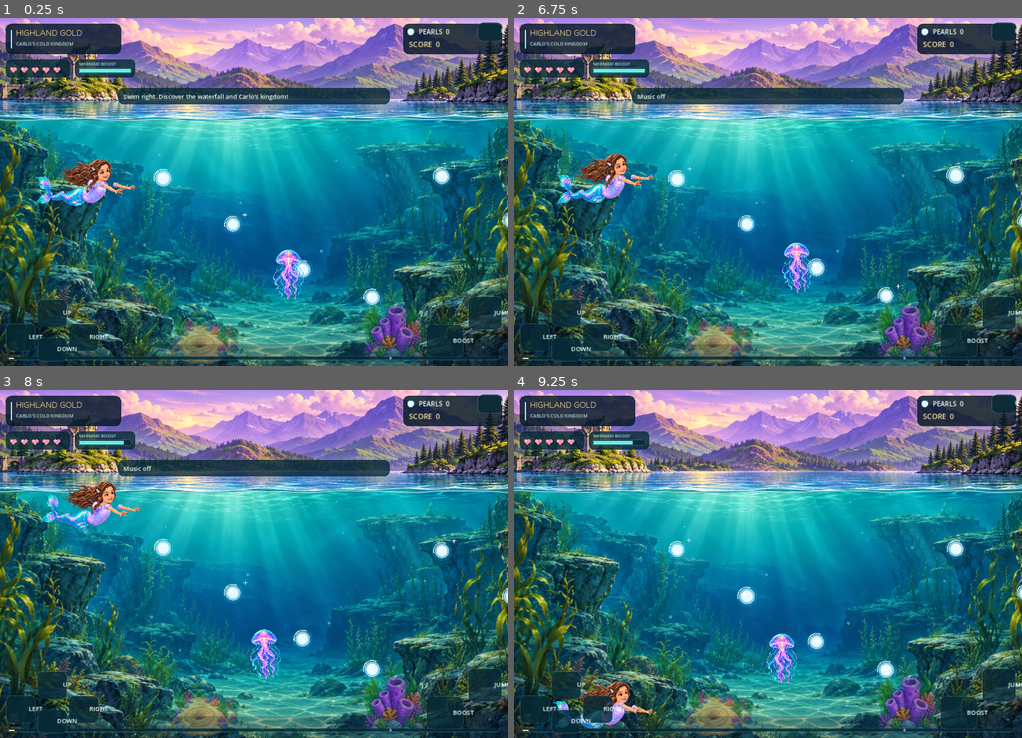
Above: before the commit, frames 1-4 (two rows, left to right).
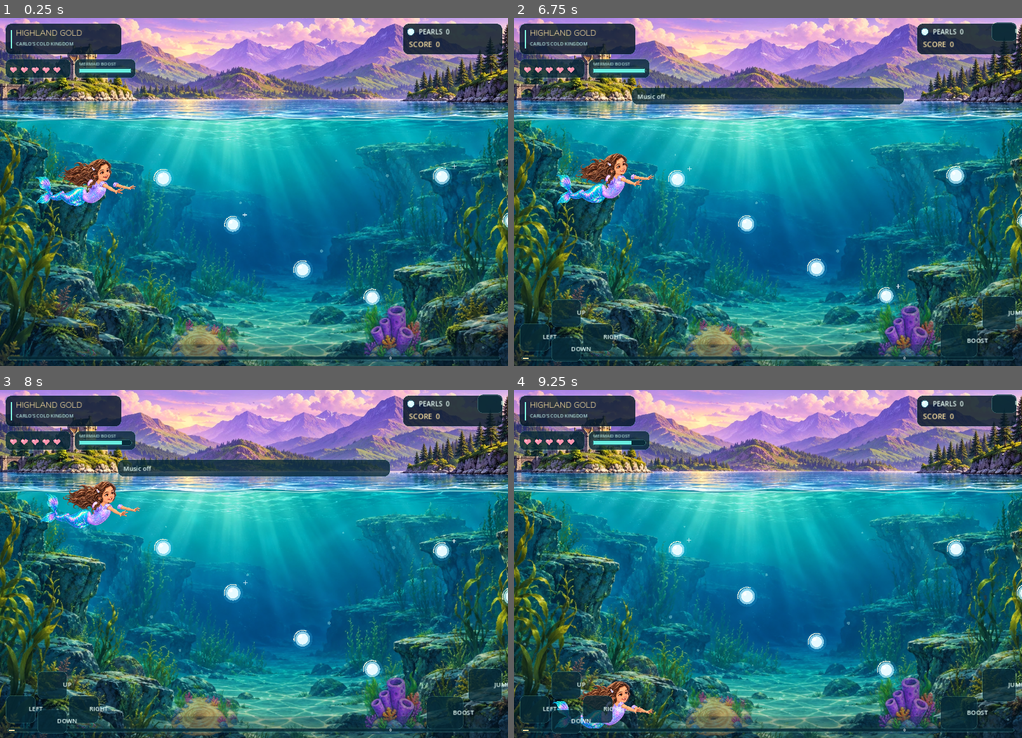
Above: after the commit, the same moments.

Repository: skhaze94-cloud/MermaidADVENTURE
Game: Godot game, scene res://godot/highland_level.tscn
The game is run twice, just before and just after one commit, with the same random seed, the same clock (stepped at 60 frames per second) and the same inputs.
Inputs (mouse positions are in pixels of both pictures, inside the frame that each line leads up to):
- Up to frame 1 (0.25 s): no input
- Up to frame 2 (6.75 s): tap Enter at 0.5, 2, 3.5 s; move the mouse to (879, 174) at 0.52 s; hold Right 0.53-1.25 s; tap P at 0.6, 6.6 s; click (879, 174) at 0.67 s; tap Space at 0.77, 1.25, 2.75, 3.77, 4.25 s; drag from (666, 209) to (742, 261) at 1.27 s; move the mouse to (818, 115) at 2.02 s; hold Right 2.03-2.75 s; tap Shift at 2.1 s; drag from (742, 261) to (615, 139) at 2.77 s; move the mouse to (920, 244) at 3.52 s; hold Left 3.53-4.25 s; tap B at 3.6 s; drag from (615, 139) to (691, 105) at 4.27 s; move the mouse to (793, 192) at 5.02 s; hold Down 5.03-5.75 s; tap M at 5.1 s; click (793, 192) at 5.17 s; drag from (691, 105) to (666, 209) at 5.77 s; move the mouse to (879, 174) at 6.52 s; hold Up from 6.53 s (still down)
- Up to frame 3 (8 s): tap Space at 6.77 s; release Up at 7.25 s; drag from (152, 581) to (228, 633) at 7.27 s
- Up to frame 4 (9.25 s): move the mouse to (818, 487) at 8.02 s; hold Down 8.03-8.75 s; tap Shift at 8.1 s; drag from (742, 633) to (615, 511) at 8.77 s

The runs differ from the first frame. In frame 1, 4.8% of the frame differs, in the area x 1-100%, y 1-99%; in frame 2, 0.5%; in frame 3, 0.5%; in frame 4, 0.5%.
Error after the commit: Invalid call to function 'animate_visible' in base 'Node2D (animated_enemies.gd)'. Expected 5 arguments. (res://godot/highland_level.gd:399)

Commit message:
Godot v0.5: optional F6 live FPS monitor and economy light/animation LOD

Diff:
--- a/godot/highland_level.gd
+++ b/godot/highland_level.gd
@@ -68,6 +68,7 @@
 var native_fx: Node2D
 var native_boss: Node2D
 var animated_enemies: Node2D
+var performance_overlay: CanvasLayer
 var premium_hud: CanvasLayer
 var water_surface: Node2D
 var world_depth: Node2D
@@ -98,12 +99,13 @@
     native_boss = get_node("CarloNativeBoss")
     animated_enemies = get_node("AnimatedEnemySprites")
     animated_enemies.bind_enemies(enemies)
+    performance_overlay = get_node("PerformanceOverlay")
     premium_hud = get_node("PremiumHud")
     water_surface = get_node("PaintedWaterSurface")
     world_depth = get_node("PaintedWorldDepth")
     foreground_depth = get_node("SparseForegroundDepth")
     relief_obstacles = get_node("ReliefReefObstacles")
-    native_fx.set_quality(high_depth_quality)
+    _apply_visual_quality()
     _sync_native_visuals()
     queue_redraw()
 
@@ -143,8 +145,10 @@
                 _say("Visual effects " + ("reduced" if reduced_fx else "enabled"), 1.5)
             KEY_F4:
                 high_depth_quality = not high_depth_quality
-                native_fx.set_quality(high_depth_quality)
+                _apply_visual_quality()
                 _say("3D depth effects " + ("high" if high_depth_quality else "economy"), 1.7)
+            KEY_F6:
+                performance_overlay.set_monitor_visible(not performance_overlay.enabled)
             KEY_ENTER:
                 if state == "victory":
                     _restart()
@@ -353,6 +357,12 @@
         return (player - Vector2(camera, 0.0)).lerp(pos, clampf(waterfall_time / Highland.FALL_ENTRY, 0.0, 1.0))
     return pos
 
+func _apply_visual_quality() -> void:
+    native_fx.set_quality(high_depth_quality)
+    # Lights are the costliest effects on lower-powered/mobile GPUs.
+    native_rig.hero_light.enabled = high_depth_quality
+    native_boss.light.enabled = high_depth_quality
+
 func _hud_snapshot() -> Dictionary:
     return {
         "health": health,
@@ -387,7 +397,7 @@
     native_fx.set_motion(pos, velocity, jump_time <= 0.0)
     if is_instance_valid(animated_enemies):
         animated_enemies.animate_visible(camera, time, reduced_fx,
-            get_process_delta_time(), not waterfall_active)
+            get_process_delta_time(), not waterfall_active, high_depth_quality)
     if is_instance_valid(world_depth):
         world_depth.visible = not waterfall_active
         world_depth.set_camera(camera, fallen, reduced_fx)
